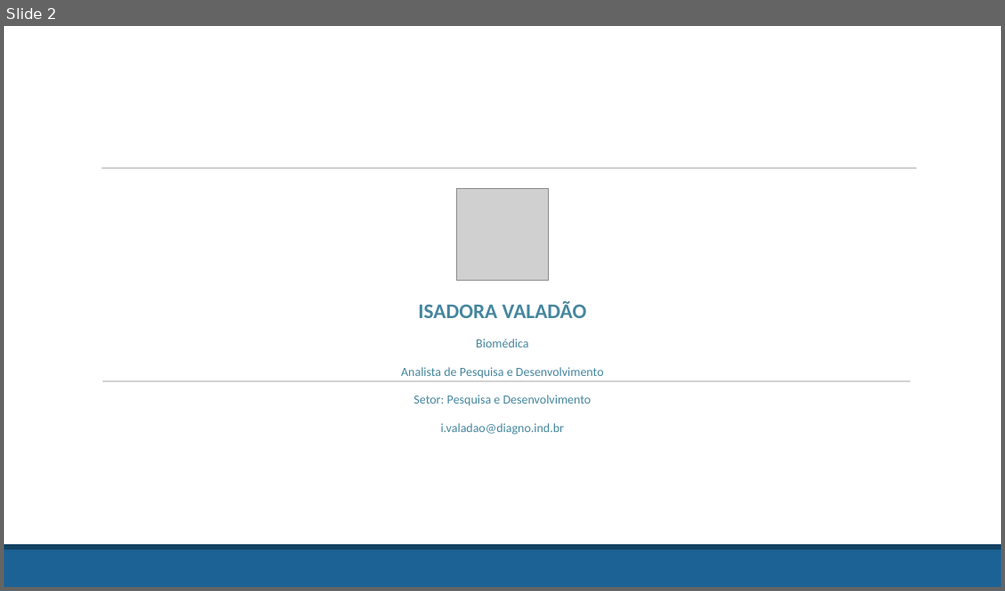
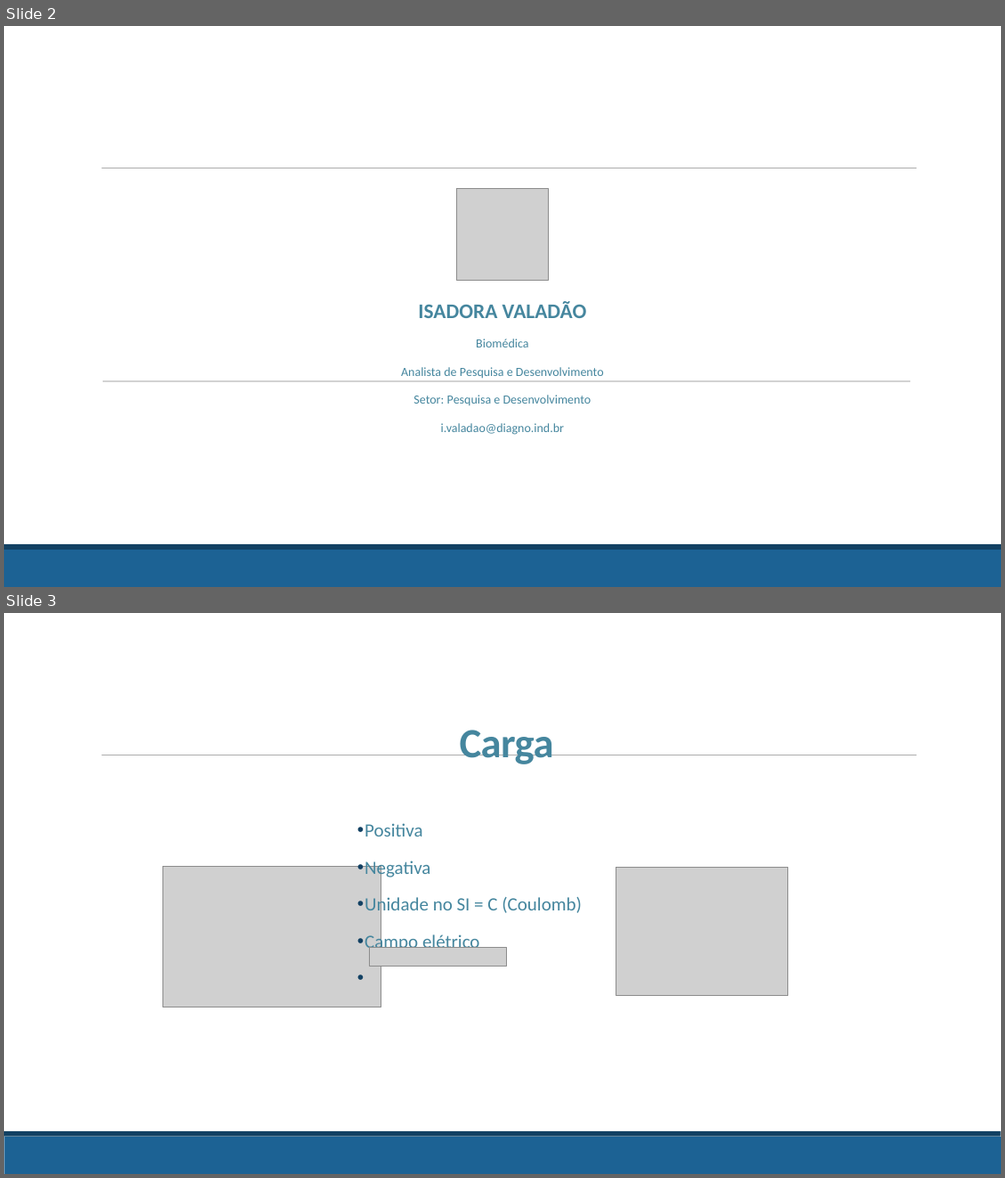
Before and after one commit to jpmdossantos/Treinamento_eletr, a slide deck: Treinamento_eletronica.pptx. Shown one above the other, each under a label of ours: slide 2 before the commit, slides 2 and 3 after it. The pictures are 1005x591 and 1005x1178 pixels, drawn with LibreOffice and Linux fonts; fonts in the diff are those of the drawing; grey boxes stand for pictures; background and template pictures are left out. Boxes give left, top, right and bottom in pixels: in the first picture for what was removed or moved away, otherwise in the second. Text is boxed around its words. In the diff, an @@ line names an element or a change of style, - is before the commit and + after.

```diff
--- a/Treinamento_eletronica.pptx
+++ b/Treinamento_eletronica.pptx
@@ slide 3 added at (4,613,1001,1174), background #FFFFFF; not listed: 3 template elements that a slide beside it also shows @@
@@ text added at (460,730,554,764), 40 pt, text #45869E, bold @@
+Carga
@@ text added at (364,823,582,953), 18 pt, text #45869E @@
+• Positiva
+• Negativa
+• Unidade no SI = C (Coulomb)
+• Campo elétrico
@@ picture added at (163,867,381,1008) @@
@@ picture added at (616,868,788,996) @@
@@ picture added at (369,948,506,966) @@
```
Also in this commit, not shown: 13 slides changed, 2 other slides added, 3 slides removed.
